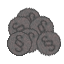
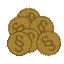
Revision of a layered 64x64 image; what changed, layer by layer:
pixels changed over [7, 7, 61, 57] (layer not identified)
